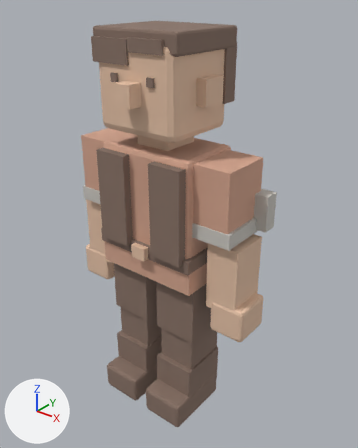
The glTF model public/assets/valley3d/villager-woodcutter.glb, before and after one commit.
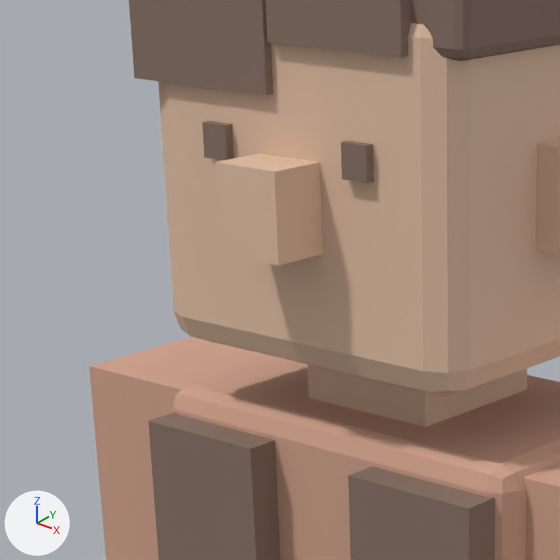
Each version appears first whole from a 50 mm lens placed at (0.481, -0.569, 0.703), pointed at (0.015, 0.013, 0.342), and next in a close-up on the part from 16% to 57% of the width and 9% to 41% of the height. The lights are fixed; the arrows at lower left show +X, +Y and +Z. The last two pictures show the newer version. Where no turn or scale is listed for an object, it has been applied to the vertices. Vertices at exactly the same position are counted once.

Objects in the first close-up: 'villager-woodcutter_cloth', 'villager-woodcutter_dark', 'villager-woodcutter_skin'.
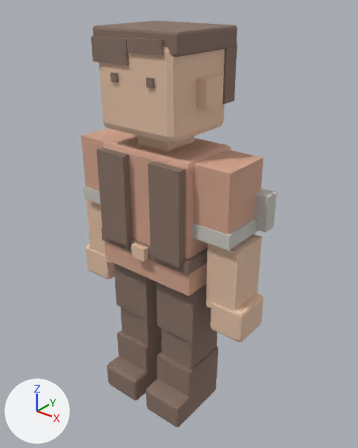
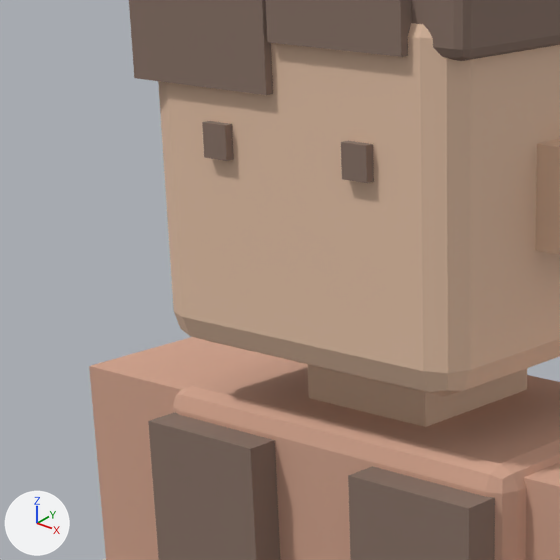
Where the change shows, as pixel boxes (x1, y1, x2, y2) in the close-ups (560 x 560 px):
part 1 of me_villager_woodcutter_skin_mesh, deleted (beige): before (215, 153, 323, 265)

The edits, one by one:
me_villager_woodcutter_skin_mesh is used by ob_villager_woodcutter_skin; location (0.0, 0.0, 0.0).
me_villager_woodcutter_skin_mesh had 224 vertices, 408 faces and spanned x -0.175..0.175, y -0.091..0.058, z 0.202..0.638.
me_villager_woodcutter_skin_mesh now has 216 vertices, 396 faces and spans x -0.175..0.175, y -0.073..0.058, z 0.202..0.638.
me_villager_woodcutter_skin_mesh part 1: the loose piece of 8 vertices spanning x -0.014..0.014, y -0.091..-0.059, z 0.551..0.583 is deleted.
